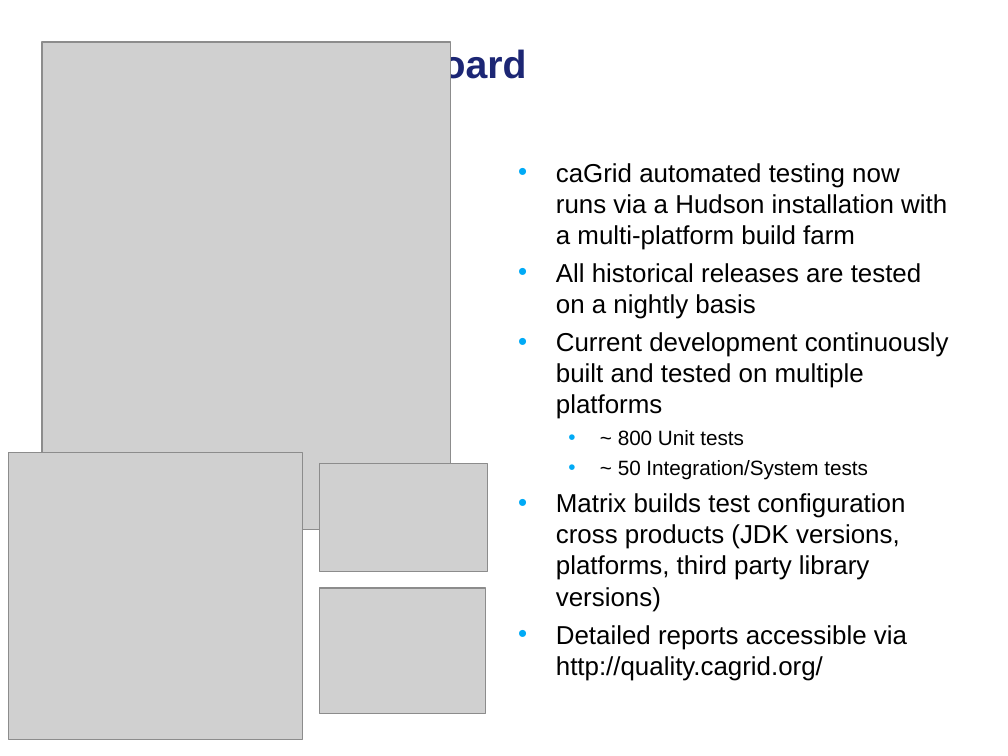
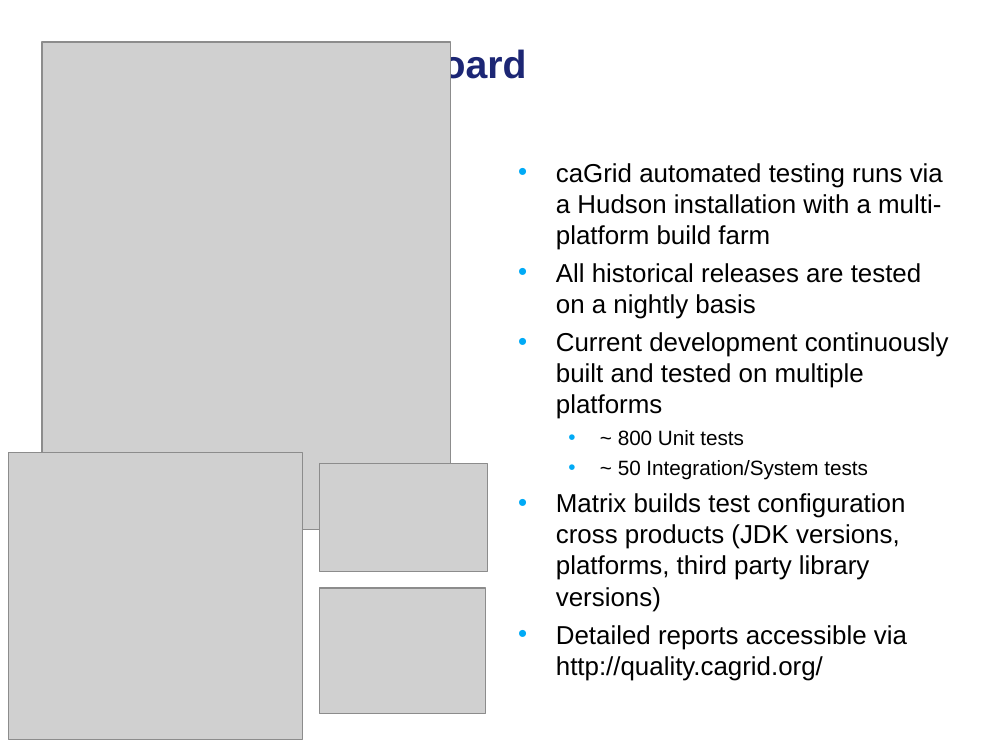
Before and after one commit to NCIP/cagrid-docs, a slide deck: slide 22 of general/presentations/overview/caGrid-Overview-and-Roadmap-GlobusWorld2010.ppt. Drawn at 1008x756 pixels with LibreOffice and Linux fonts; fonts in the diff are those of the drawing; grey boxes stand for pictures; background and template pictures are left out. Boxes give left, top, right and bottom in pixels: in the first picture for what was removed or moved away, otherwise in the second. Text is boxed around its words. In the diff, an @@ line names an element or a change of style, - is before the commit and + after.

```diff
--- a/general/presentations/overview/caGrid-Overview-and-Roadmap-GlobusWorld2010.ppt
+++ b/general/presentations/overview/caGrid-Overview-and-Roadmap-GlobusWorld2010.ppt
@@ text at (556, 163, 943, 250): text changed @@
-• caGrid automated testing now runs via a Hudson installation with a multi-platform build farm
+• caGrid automated testing runs via a Hudson installation with a multi-platform build farm
```
Also in this commit, not shown: 1 other slide changed.
